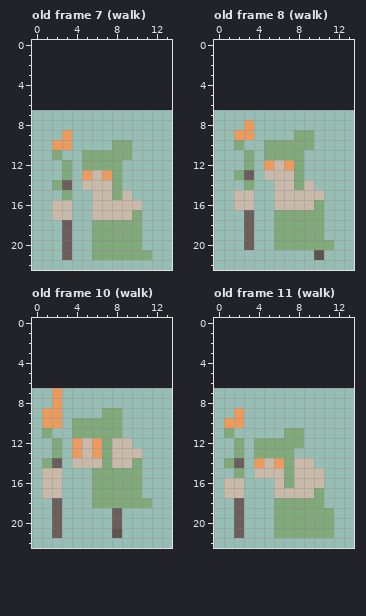
Two states of a pixel-art file, public/assets/aseprite/Dryad.aseprite. The picture above is the old version.
14x16 pixels, 16 frames. Shown: old frame 7 (walk), old frame 8 (walk), old frame 10 (walk), old frame 11 (walk). The old version is drawn lined up with the new one, on the new canvas. The commit also changed other frames, which this record leaves out.
Now the later version:
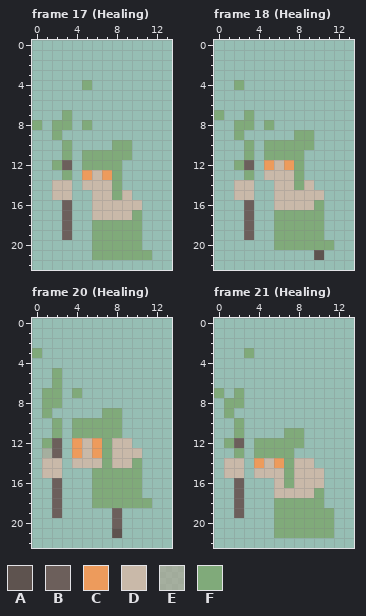
Palette (. is transparent): A #5e534f  B #6c5f5b  C #ed9b5c  D #c9b9a9  E #ada794aa  F #80aa7a
A new or re-ordered frame is compared with the old frame closest to it.
What changed:
canvas 14x16 -> 14x23, the old top-left corner now at 0,7
frames 16 -> 26
Frame 17 (Healing) is new; against old frame 7 (walk):
The edit turns colour D into colour B in rows 16 to 17 at x 3.
The edit turns colour F into colour B in row 12 at x 3.
There is now colour D in row 15 at x 2.
The edit turns colour B into colour D in row 14 at x 3.
The edit turns colour F into colour D in row 14 at x 2; in row 15 at x 3.
There is now colour F in row 4 at x 5; in row 7 at x 3; in row 8 at x 0, 2 to 3 and 5; in row 9 at x 2; in row 11 at x 3; in row 12 at x 2.
The edit turns colour C into colour F in row 10 at x 3.
Colour B is removed in rows 20 to 21 at x 3.
Colour C is removed in row 9 at x 3; in row 10 at x 2.
Colour D is removed in rows 16 to 17 at x 2.
Colour F is removed in row 11 at x 2.
Frame 18 (Healing) is new; against old frame 8 (walk):
The edit turns colour D into colour B in row 16 at x 3.
The edit turns colour F into colour B in row 12 at x 3.
There is now colour D in row 14 at x 2.
The edit turns colour F into colour D in row 14 at x 3.
There is now colour F in row 4 at x 2; in row 7 at x 0 and 3; in row 8 at x 2 and 5; in row 10 at x 3; in row 12 at x 2.
The edit turns colour B into colour F in row 13 at x 3.
The edit turns colour C into colour F in row 8 at x 3; in row 9 at x 2.
Colour B is removed in row 20 at x 3.
Colour C is removed in row 9 at x 3.
Colour D is removed in row 16 at x 2.
Colour F is removed in row 10 at x 2; in row 13 at x 2.
Frame 20 (Healing) is new; against old frame 10 (walk):
The edit turns colour D into colour B in rows 16 to 17 at x 2.
The edit turns colour F into colour B in rows 12 to 13 at x 2.
The edit turns colour B into colour D in row 14 at x 2.
The edit turns colour F into colour D in row 14 at x 1.
There is now colour E in row 13 at x 1.
There is now colour F in row 3 at x 0; in rows 5 to 6 at x 2; in row 7 at x 1 and 4; in row 8 at x 1; in row 11 at x 2; in row 12 at x 1.
The edit turns colour C into colour F in rows 7 to 8 at x 2; in row 9 at x 1; in row 10 at x 2.
Colour B is removed in rows 20 to 21 at x 2.
Colour C is removed in row 9 at x 2; in row 10 at x 1.
Colour D is removed in rows 16 to 17 at x 1.
Colour F is removed in row 11 at x 1.
Frame 21 (Healing) is new; against old frame 11 (walk):
The edit turns colour D into colour B in rows 16 to 17 at x 2.
The edit turns colour F into colour B in row 12 at x 2.
There is now colour D in row 15 at x 1.
The edit turns colour B into colour D in row 14 at x 2.
The edit turns colour F into colour D in row 14 at x 1; in row 15 at x 2.
There is now colour F in row 3 at x 3; in row 7 at x 0 and 2; in row 8 at x 1 to 2; in row 9 at x 1; in row 11 at x 2; in row 12 at x 1.
The edit turns colour C into colour F in row 10 at x 2.
Colour B is removed in rows 20 to 21 at x 2.
Colour C is removed in row 9 at x 2; in row 10 at x 1.
Colour D is removed in rows 16 to 17 at x 1.
Colour F is removed in row 11 at x 1.
Where, in picture pixels (left, top, right, bottom), the same in both pictures:
changed: (32, 80, 92, 260)
changed: (214, 80, 274, 250)
changed: (32, 348, 82, 538)
changed: (214, 348, 254, 538)
